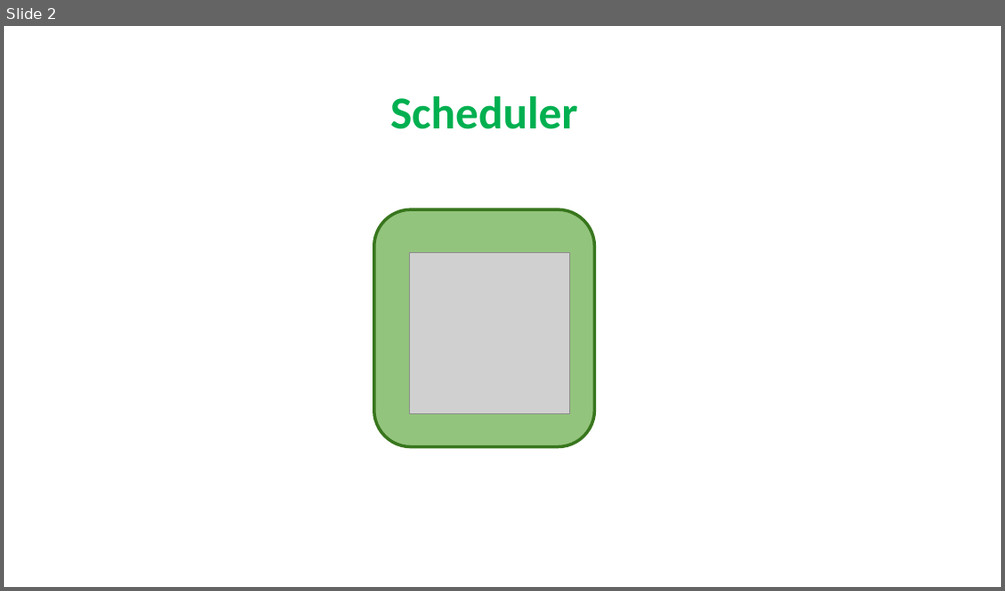
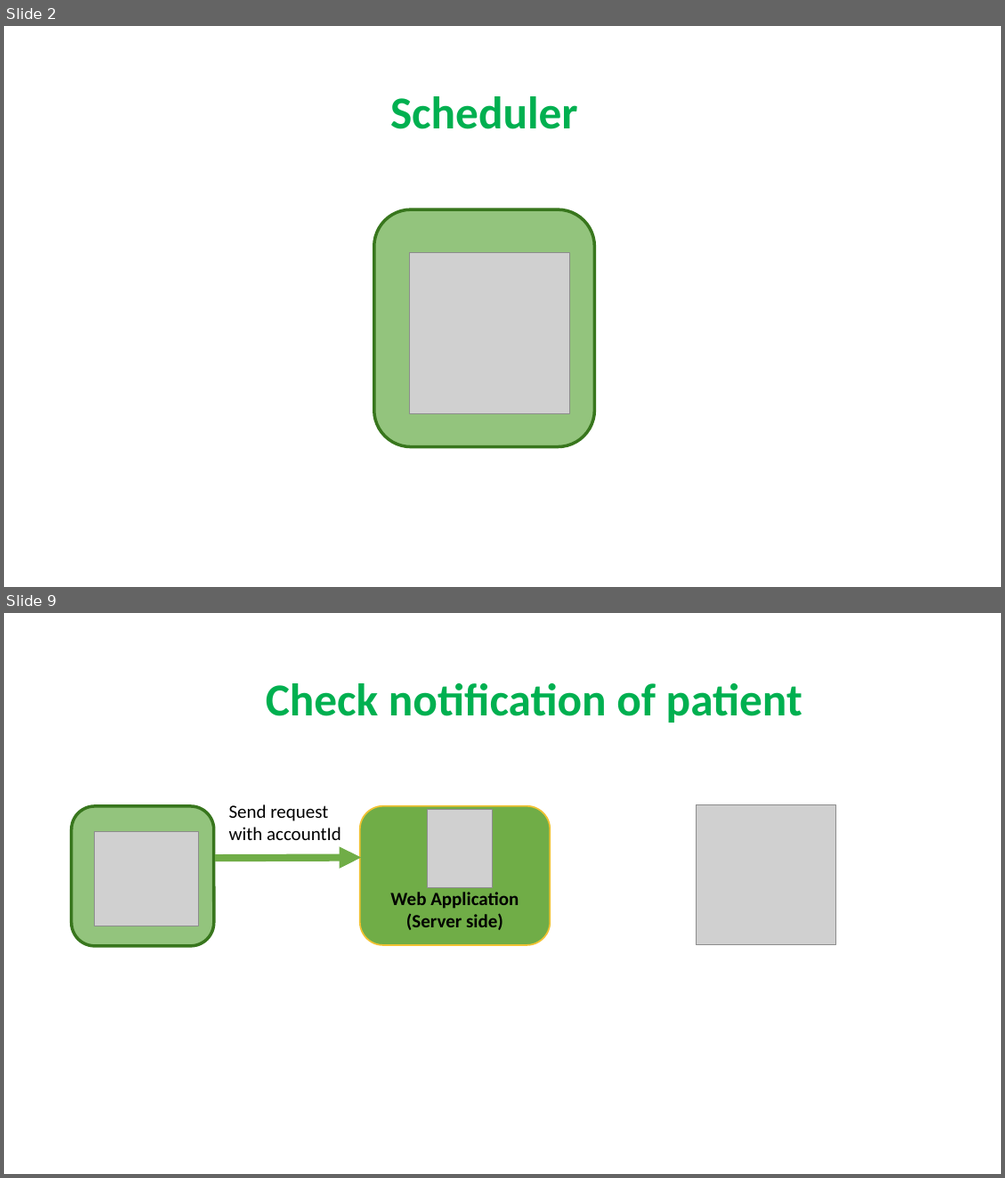
Before and after one commit to quantdse60878/HSTS, a slide deck: docs/Temperature Presentation/Khuong/khuong.pptx. Shown one above the other, each under a label of ours: slide 2 before the commit, slides 2 and 9 after it; the slides between them are not shown. The pictures are 1005x591 and 1005x1178 pixels, drawn with LibreOffice and Linux fonts; fonts in the diff are those of the drawing; grey boxes stand for pictures. Boxes give left, top, right and bottom in pixels: in the first picture for what was removed or moved away, otherwise in the second. Text is boxed around its words. In the diff, an @@ line names an element or a change of style, - is before the commit and + after.

```diff
--- a/docs/Temperature Presentation/Khuong/khuong.pptx
+++ b/docs/Temperature Presentation/Khuong/khuong.pptx
@@ slide 9 added at [4,613,1001,1174], background #FFFFFF @@
@@ text added at [266,683,802,722], 44 pt, text #00B050, bold @@
+Check notification of patient
@@ rounded rectangle added at [72,806,213,946], fill #93C47D, outline #38761D 3 pt @@
@@ text added at [229,804,341,840], 18 pt, text #000000 @@
+Send request with accountId
@@ rounded rectangle added at [360,806,550,945], fill #70AD47, outline #F1C232 1.5 pt, 18 pt, text #000000, bold @@
+Web Application
+(Server side)
@@ picture added at [428,810,493,888] @@
@@ picture added at [696,805,835,945] @@
@@ picture added at [95,831,198,926] @@
@@ arrow added from (215, 859) to (362, 858), #70AD47 7 pt @@
```
Also in this commit, not shown: 1 slide changed, 12 other slides added.
